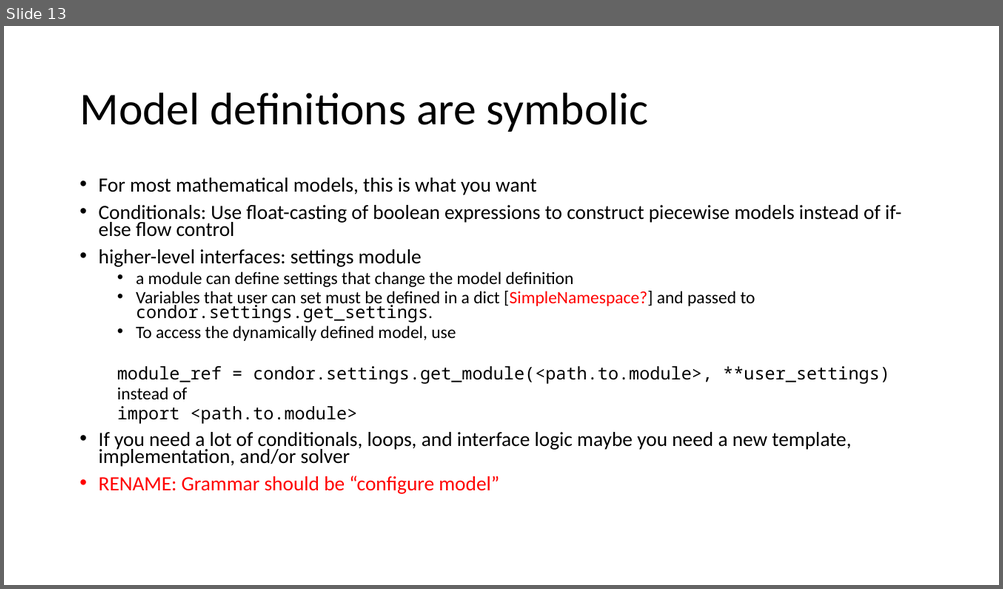
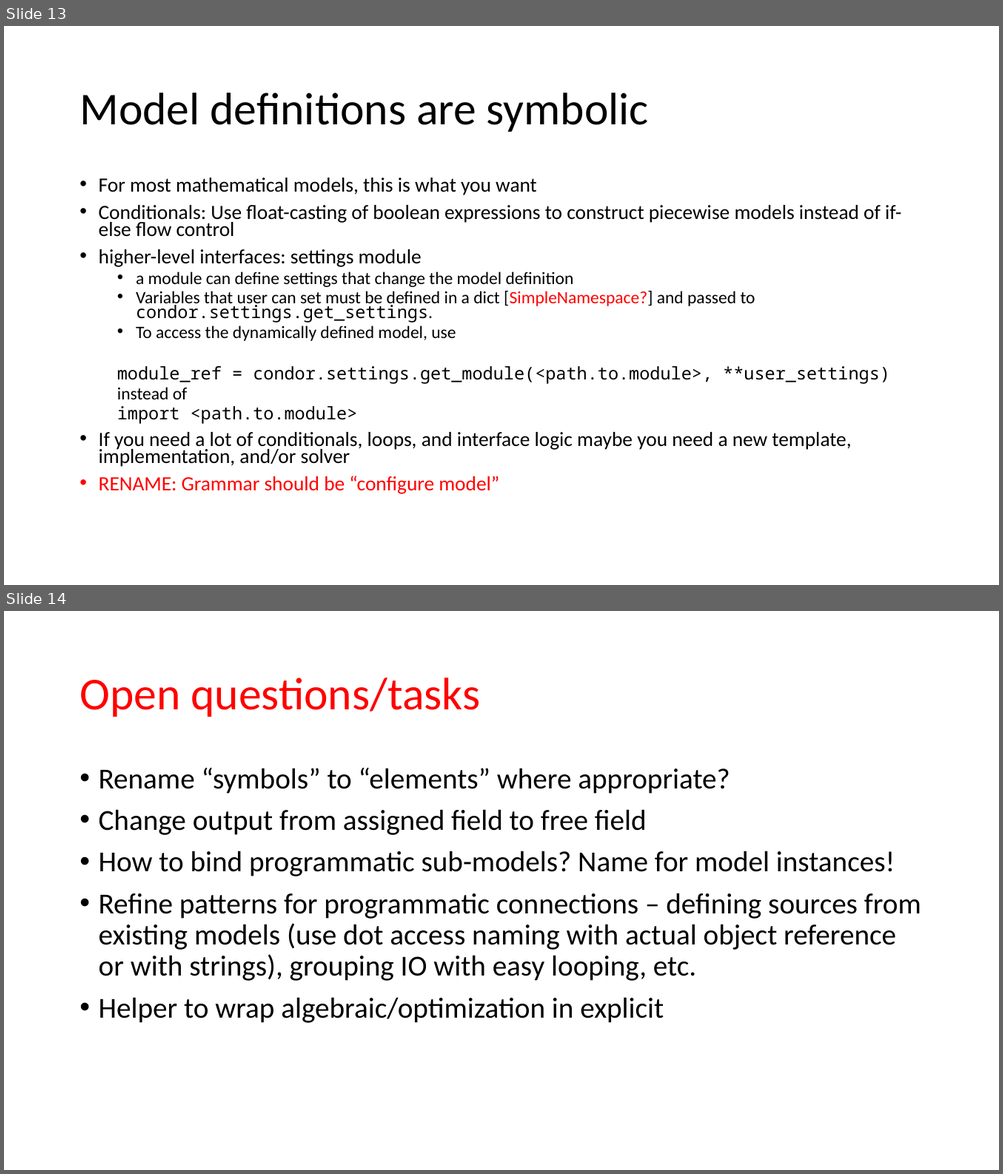
Before and after one commit to nlistgarten/condor, a slide deck: design/condor.pptx. Shown one above the other, each under a label of ours: slide 13 before the commit, slides 13 and 14 after it. The pictures are 1003x589 and 1003x1174 pixels, drawn with LibreOffice and Linux fonts; fonts in the diff are those of the drawing. Boxes give left, top, right and bottom in pixels: in the first picture for what was removed or moved away, otherwise in the second. Text is boxed around its words. In the diff, an @@ line names an element or a change of style, - is before the commit and + after.

```diff
--- a/design/condor.pptx
+++ b/design/condor.pptx
@@ slide 14 added at (4,611,999,1170), background #FFFFFF @@
@@ title added at (79,678,480,717), 44 pt, text #FF0000 @@
+Open questions/tasks
@@ text added at (99,768,921,1023), 28 pt, text #000000 @@
+• Rename “symbols” to “elements” where appropriate?
+• Change output from assigned field to free field
+• How to bind programmatic sub-models? Name for model instances!
+• Refine patterns for programmatic connections – defining sources from existing models (use dot access naming with actual object reference or with strings), grouping IO with easy looping, etc.
+• Helper to wrap algebraic/optimization in explicit
```
Also in this commit, not shown: 2 slides changed, 2 other slides added.
